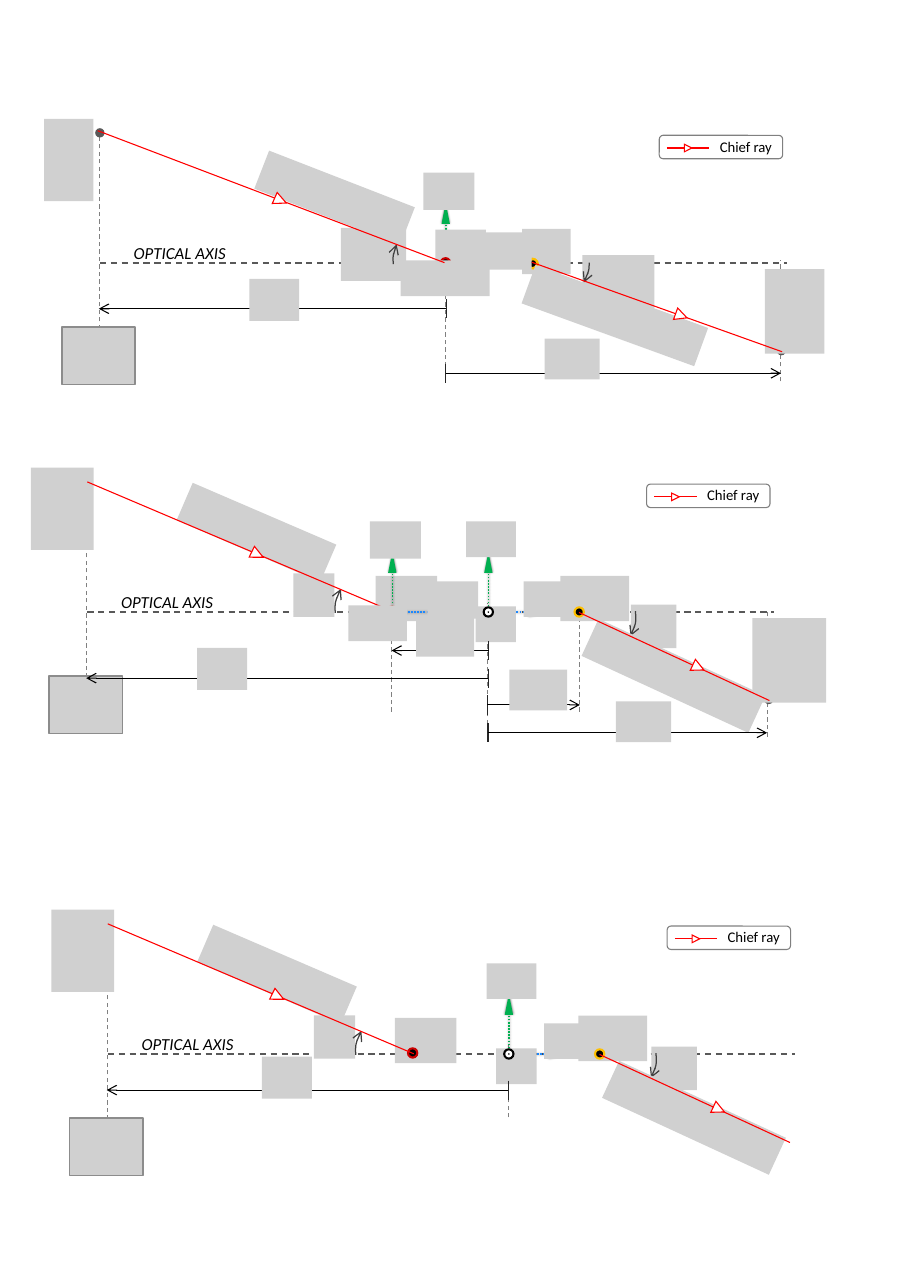
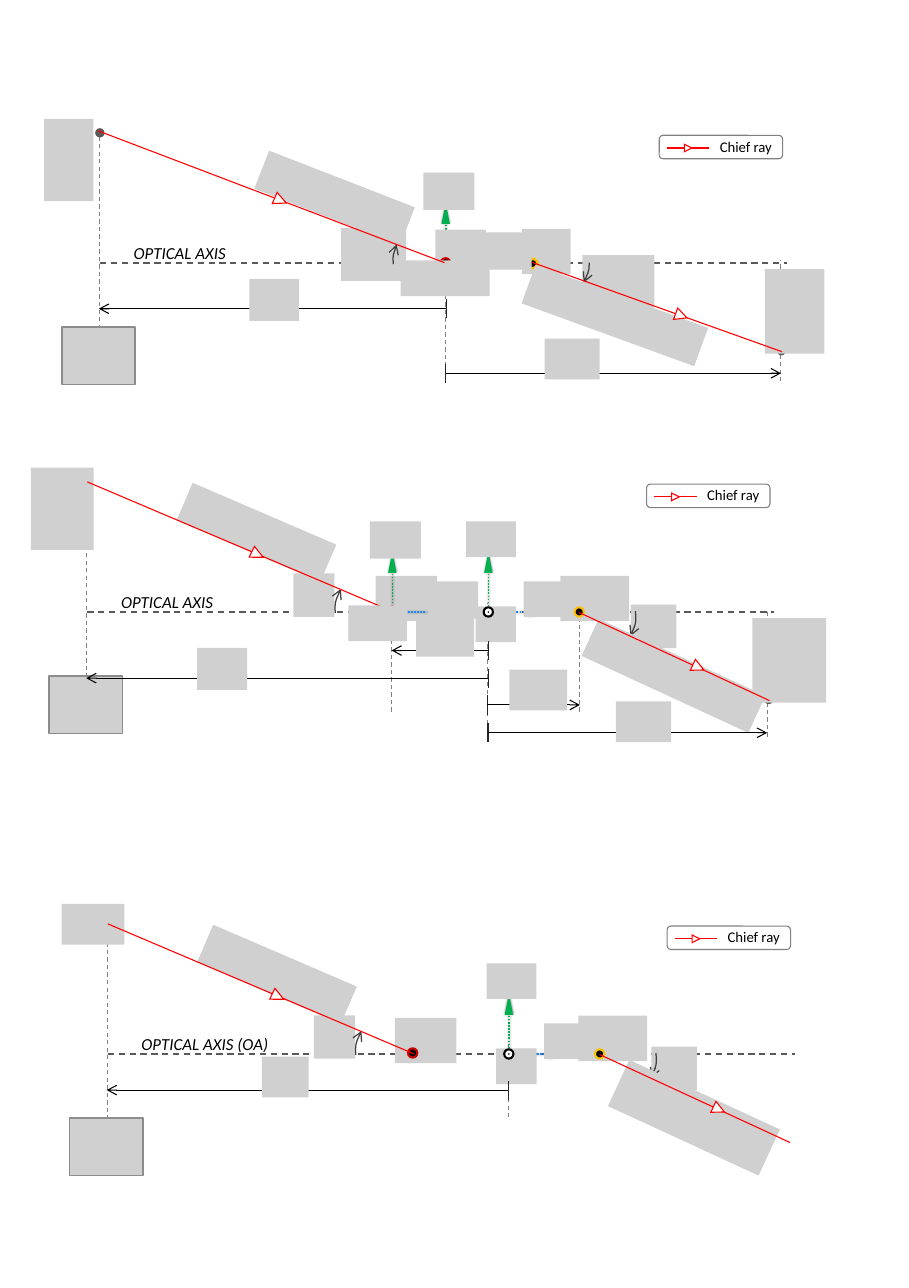
Before and after one commit to indranilsinharoy/phd-artifacts, a slide deck: slide 2 of chapters/chapter03_geometricmodel/figures/figures_PPT.pptx. Drawn at 909x1288 pixels with LibreOffice and Linux fonts; fonts in the diff are those of the drawing; grey boxes stand for pictures. Boxes give left, top, right and bottom in pixels: in the first picture for what was removed or moved away, otherwise in the second. Text is boxed around its words. In the diff, an @@ line names an element or a change of style, - is before the commit and + after.

```diff
--- a/chapters/chapter03_geometricmodel/figures/figures_PPT.pptx
+++ b/chapters/chapter03_geometricmodel/figures/figures_PPT.pptx
@@ picture: place and size @@
-picture at <box>52,909,114,991</box>
+picture at <box>62,904,124,945</box>
@@ ellipse removed at <box>103,920,112,929</box> @@
@@ text at <box>141,1038,268,1055</box>: text changed @@
-OPTICAL AXIS
+OPTICAL AXIS (OA)
@@ picture: place and size @@
-picture at <box>601,1060,785,1174</box>
+picture at <box>607,1060,780,1176</box>
```
Also in this commit, not shown: 3 other slides changed, 9 other files.
